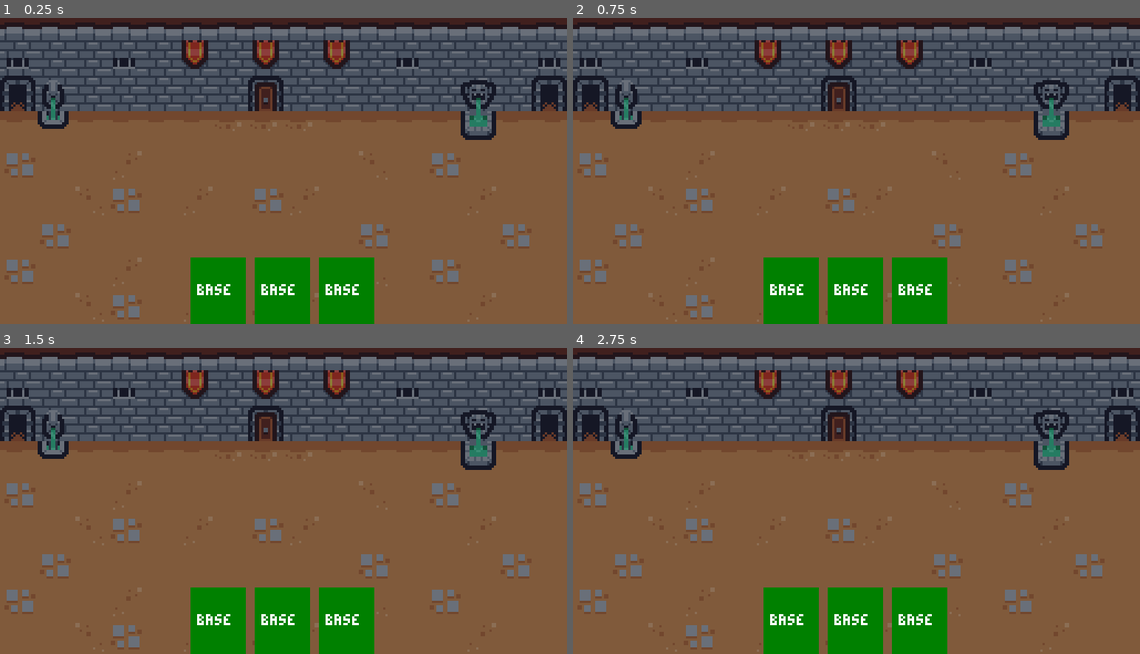
Above: before the commit, frames 1-4 (two rows, left to right).
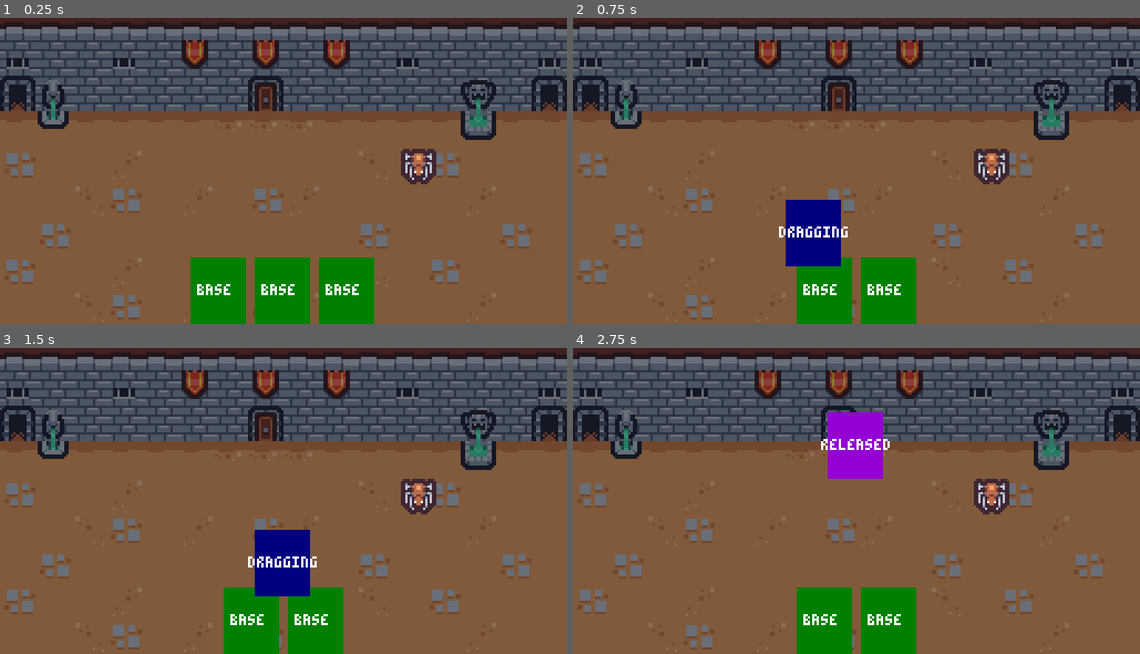
Above: after the commit, the same moments.

Repository: jeisaRaja/deck-builder-game
Game: Godot game, scene res://scenes/battle/battle.tscn
The game is run twice, just before and just after one commit, with the same random seed, the same clock (stepped at 60 frames per second) and the same inputs. The project has no main scene, so this scene is started directly.
Inputs (mouse positions are in pixels of both pictures, inside the frame that each line leads up to):
- Up to frame 1 (0.25 s): no input
- Up to frame 2 (0.75 s): tap Enter at 0.5 s; drag from (788, 290) to (856, 115) at 0.52 s
- Up to frame 3 (1.5 s): drag from (283, 620) to (283, 445) at 1.27 s
- Up to frame 4 (2.75 s): move the mouse to (918, 620) at 2.02 s; press the mouse at (918, 620) at 2.03 s; right-click (918, 620) at 2.3 s

The runs differ from the first frame. In frame 1, 0.7% of the frame differs, in the area x 70-77%, y 42-55%; in frame 2, 6.5%; in frame 3, 6.6%; in frame 4, 6.6%, in the area x 33-77%, y 21-100%.

Commit message:
feat(card-system): add card targeting and improve state transitions
- Added `Card` resource with attributes and utility methods.
- Implemented card targeting system with `CardTargetSelector` and global signals.
- Refactored card states and improved transitions (e.g., added `AIMING` state).
- Enhanced `CardUI` with targeting logic and smooth position animations.
- Updated scenes and scripts to support new targeting and state logic.

Diff:
--- /dev/null
+++ b/characters/warrior/cards/warrior_axe_attack.tres
@@ -0,0 +1,9 @@
+[gd_resource type="Resource" script_class="Card" load_steps=2 format=3 uid="uid://b3pf4xqxsnea5"]
+
+[ext_resource type="Script" path="res://custom_resources/card.gd" id="1_4npfi"]
+
+[resource]
+script = ExtResource("1_4npfi")
+id = "warrior_axe_attack"
+type = 0
+target = 1
--- /dev/null
+++ b/characters/warrior/cards/warrior_block.tres
@@ -0,0 +1,9 @@
+[gd_resource type="Resource" script_class="Card" load_steps=2 format=3 uid="uid://s6sy21u5a2e3"]
+
+[ext_resource type="Script" path="res://custom_resources/card.gd" id="1_xw3mn"]
+
+[resource]
+script = ExtResource("1_xw3mn")
+id = "warrior_block"
+type = 1
+target = 0
--- /dev/null
+++ b/custom_resources/card.gd
@@ -0,0 +1,13 @@
+class_name Card
+extends Resource
+
+enum Type { ATTACK, SKILL, POWER }
+enum Target { SELF, SINGLE_ENEMY, ALL_ENEMIES, EVERYONE }
+
+@export_group("Card Attributes")
+@export var id: String
+@export var type: Type
+@export var target: Target
+
+func is_single_targeted()->bool:
+	return target == Target.SINGLE_ENEMY
--- /dev/null
+++ b/global/events.gd
@@ -0,0 +1,4 @@
+extends Node
+
+signal card_aim_started(card_ui: CardUI)
+signal card_aim_ended(card_ui: CardUI)
--- a/project.godot
+++ b/project.godot
@@ -13,6 +13,10 @@
 config/name="deck_builder"
 config/features=PackedStringArray("4.3", "GL Compatibility")
 
+[autoload]
+
+Events="*res://global/events.gd"
+
 [display]
 
 window/size/viewport_width=256
@@ -21,10 +25,24 @@
 window/size/window_height_override=720
 window/stretch/mode="viewport"
 
+[input]
+
+left_mouse={
+"deadzone": 0.5,
+"events": [Object(InputEventMouseButton,"resource_local_to_scene":false,"resource_name":"","device":-1,"window_id":0,"alt_pressed":false,"shift_pressed":false,"ctrl_pressed":false,"meta_pressed":false,"button_mask":0,"position":Vector2(0, 0),"global_position":Vector2(0, 0),"factor":1.0,"button_index":1,"canceled":false,"pressed":false,"double_click":false,"script":null)
+]
+}
+right_mouse={
+"deadzone": 0.5,
+"events": [Object(InputEventMouseButton,"resource_local_to_scene":false,"resource_name":"","device":-1,"window_id":0,"alt_pressed":false,"shift_pressed":false,"ctrl_pressed":false,"meta_pressed":false,"button_mask":0,"position":Vector2(0, 0),"global_position":Vector2(0, 0),"factor":1.0,"button_index":2,"canceled":false,"pressed":false,"double_click":false,"script":null)
+]
+}
+
 [layer_names]
 
 2d_physics/layer_1="card_target_selector"
 2d_physics/layer_2="card_drop_area"
+2d_physics/layer_3="enemies"
 
 [rendering]
 
--- a/scenes/battle/battle.tscn
+++ b/scenes/battle/battle.tscn
@@ -1,11 +1,17 @@
-[gd_scene load_steps=5 format=3 uid="uid://cety0eeaihdh"]
+[gd_scene load_steps=10 format=3 uid="uid://cety0eeaihdh"]
 
 [ext_resource type="Texture2D" uid="uid://cp4iq5fd6j8be" path="res://art/background.png" id="1_xlvg8"]
+[ext_resource type="Texture2D" uid="uid://ukld5o613i0a" path="res://art/tile_0122.png" id="2_0epw3"]
 [ext_resource type="Script" path="res://scenes/ui/hand.gd" id="2_ocekb"]
 [ext_resource type="PackedScene" uid="uid://c83olyue4puvj" path="res://scenes/card_ui/card_ui.tscn" id="2_s57yi"]
+[ext_resource type="PackedScene" uid="uid://cbs4vygj1f1cu" path="res://scenes/card_target_selector/card_target_selector.tscn" id="3_dl1kg"]
+[ext_resource type="Resource" uid="uid://b3pf4xqxsnea5" path="res://characters/warrior/cards/warrior_axe_attack.tres" id="4_q1oi6"]
+[ext_resource type="Resource" uid="uid://s6sy21u5a2e3" path="res://characters/warrior/cards/warrior_block.tres" id="5_3yu7u"]
 
 [sub_resource type="RectangleShape2D" id="RectangleShape2D_nktes"]
 size = Vector2(256, 100)
+
+[sub_resource type="RectangleShape2D" id="RectangleShape2D_4uh6q"]
 
 [node name="Battle" type="Node2D"]
 metadata/_edit_lock_ = true
@@ -22,6 +28,19 @@
 [node name="CollisionShape2D" type="CollisionShape2D" parent="CardDropArea"]
 position = Vector2(128, 50)
 shape = SubResource("RectangleShape2D_nktes")
+debug_color = Color(0, 0.6, 0.701961, 0.290196)
+
+[node name="Enemy" type="Area2D" parent="."]
+position = Vector2(189, 73)
+collision_layer = 4
+
+[node name="Sprite2D" type="Sprite2D" parent="Enemy"]
+texture = ExtResource("2_0epw3")
+
+[node name="CollisionShape2D" type="CollisionShape2D" parent="Enemy"]
+shape = SubResource("RectangleShape2D_4uh6q")
+
+[node name="CardTargetSelector" parent="." instance=ExtResource("3_dl1kg")]
 
 [node name="BattleUI" type="CanvasLayer" parent="." groups=["ui_layer"]]
 
@@ -41,9 +60,12 @@
 
 [node name="CardUI" parent="BattleUI/Hand" instance=ExtResource("2_s57yi")]
 layout_mode = 2
+card = ExtResource("4_q1oi6")
 
 [node name="CardUI2" parent="BattleUI/Hand" instance=ExtResource("2_s57yi")]
 layout_mode = 2
+card = ExtResource("4_q1oi6")
 
 [node name="CardUI3" parent="BattleUI/Hand" instance=ExtResource("2_s57yi")]
 layout_mode = 2
+card = ExtResource("5_3yu7u")
--- /dev/null
+++ b/scenes/card_target_selector/card_arc.tscn
@@ -0,0 +1,10 @@
+[gd_scene load_steps=2 format=3 uid="uid://c231kmlvig5n0"]
+
+[sub_resource type="Curve" id="Curve_1nb4i"]
+min_value = 0.3
+_data = [Vector2(0, 0.3), 0.0, 0.0, 0, 0, Vector2(0.899068, 1), 0.0, 0.0, 0, 0, Vector2(1, 0.591385), 0.0, 0.0, 0, 0]
+point_count = 3
+
+[node name="CardArc" type="Line2D"]
+width = 4.0
+width_curve = SubResource("Curve_1nb4i")
--- /dev/null
+++ b/scenes/card_target_selector/card_target_selector.gd
@@ -0,0 +1,73 @@
+extends Node2D
+
+const ARC_POINTS := 10
+
+@onready var area_2d: Area2D = $Area2D
+@onready var card_arc: Line2D = $CanvasLayer/CardArc
+
+var current_card: CardUI
+var targeting := false
+
+
+func _ready():
+	Events.card_aim_started.connect(_on_card_aim_started)
+	Events.card_aim_ended.connect(_on_card_aim_ended)
+
+
+func _process(_delta):
+	if not targeting:
+		return
+	area_2d.position = get_local_mouse_position()
+	card_arc.points = _get_points()
+
+
+func _get_points() -> Array:
+	var points := []
+	var start := current_card.global_position
+	start.x += (current_card.size.x / 2)
+	var target := get_local_mouse_position()
+	var distance := target - start
+	for i in range(ARC_POINTS):
+		var t := (1.0 / ARC_POINTS) * i
+		var x := start.x + (distance.x / ARC_POINTS) * i
+		var y := start.y + ease_out_cubic(t) * distance.y
+		points.append(Vector2(x, y))
+
+	points.append(target)
+	return points
+
+
+func ease_out_cubic(number: float) -> float:
+	return 1.0 - pow(1.0 - number, 3.0)
+
+
+func _on_card_aim_started(card: CardUI) -> void:
+	if not card.card.is_single_targeted():
+		return
+
+	targeting = true
+	area_2d.monitoring = true
+	area_2d.monitorable = true
+	current_card = card
+
+
+func _on_card_aim_ended(_card: CardUI) -> void:
+	targeting = false
+	card_arc.clear_points()
+	area_2d.position = Vector2.ZERO
+	area_2d.monitoring = false
+	area_2d.monitorable = false
+	current_card = null
+
+
+func _on_area_2d_area_entered(area: Area2D) -> void:
+	if not current_card or not targeting:
+		return
+	if not current_card.targets.has(area):
+		current_card.targets.append(area)
+
+
+func _on_area_2d_area_exited(area: Area2D) -> void:
+	if not current_card or not targeting:
+		return
+	current_card.targets.erase(area)
--- /dev/null
+++ b/scenes/card_target_selector/card_target_selector.tscn
@@ -0,0 +1,26 @@
+[gd_scene load_steps=4 format=3 uid="uid://cbs4vygj1f1cu"]
+
+[ext_resource type="Script" path="res://scenes/card_target_selector/card_target_selector.gd" id="1_ms7c1"]
+[ext_resource type="PackedScene" uid="uid://c231kmlvig5n0" path="res://scenes/card_target_selector/card_arc.tscn" id="1_u7oh2"]
+
+[sub_resource type="RectangleShape2D" id="RectangleShape2D_6aejr"]
+size = Vector2(4, 4)
+
+[node name="CardTargetSelector" type="Node2D"]
+script = ExtResource("1_ms7c1")
+
+[node name="Area2D" type="Area2D" parent="."]
+collision_mask = 4
+monitoring = false
+monitorable = false
+
+[node name="CollisionShape2D" type="CollisionShape2D" parent="Area2D"]
+shape = SubResource("RectangleShape2D_6aejr")
+
+[node name="CanvasLayer" type="CanvasLayer" parent="."]
+layer = 2
+
+[node name="CardArc" parent="CanvasLayer" instance=ExtResource("1_u7oh2")]
+
+[connection signal="area_entered" from="Area2D" to="." method="_on_area_2d_area_entered"]
+[connection signal="area_exited" from="Area2D" to="." method="_on_area_2d_area_exited"]
--- a/scenes/card_ui/card_released_state.gd
+++ /dev/null
@@ -1,6 +0,0 @@
-extends CardState
-
-
-func enter() -> void:
-	card_ui.color.color = Color.DARK_VIOLET
-	card_ui.state.text = "RELEASED"
--- /dev/null
+++ b/scenes/card_ui/card_states/card_aiming_state.gd
@@ -0,0 +1,30 @@
+extends CardState
+
+const MOUSE_Y_SNAPBACK_THRESHOLD := 140
+
+
+func enter() -> void:
+	card_ui.color.color = Color.WEB_PURPLE
+	card_ui.state.text = "AIMING"
+	card_ui.targets.clear()
+
+	var offset := Vector2(card_ui.parent.size.x / 2, -card_ui.size.y / 2)
+	offset.x -= card_ui.size.x / 2
+
+	card_ui.animate_to_position(card_ui.parent.global_position + offset, 0.2)
+	card_ui.drop_point_detector.monitoring = false
+	Events.card_aim_started.emit(card_ui)
+
+
+func exit() -> void:
+	Events.card_aim_ended.emit(card_ui)
+
+
+func on_input(event: InputEvent) -> void:
+	var mouse_motion := event is InputEventMouseMotion
+	var mouse_bottom := card_ui.get_global_mouse_position().y > MOUSE_Y_SNAPBACK_THRESHOLD
+	if (mouse_motion and mouse_bottom) or event.is_action_pressed("right_mouse"):
+		transition_requested.emit(self, CardState.State.BASE)
+	elif event.is_action_released("left_mouse") or event.is_action_pressed("left_mouse"):
+		get_viewport().set_input_as_handled()
+		transition_requested.emit(self, CardState.State.RELEASED)
--- a/scenes/card_ui/card_base_state.gd
+++ b/scenes/card_ui/card_states/card_base_state.gd
@@ -4,6 +4,8 @@
 func enter() -> void:
 	if not card_ui.is_node_ready():
 		await card_ui.ready
+	if card_ui.tween and card_ui.tween.is_running():
+		card_ui.tween.kill()
 	card_ui.reparent_requested.emit(card_ui)
 	card_ui.color.color = Color.WEB_GREEN
 	card_ui.state.text = "BASE"
--- a/scenes/card_ui/card_dragging_state.gd
+++ b/scenes/card_ui/card_states/card_dragging_state.gd
@@ -1,4 +1,7 @@
 extends CardState
+
+const DRAG_MINIMUM_THRESHOLD := 0.05
+var minimum_drag_time_elapsed := false
 
 
 func enter() -> void:
@@ -9,16 +12,25 @@
 	card_ui.color.color = Color.NAVY_BLUE
 	card_ui.state.text = "DRAGGING"
 
+	minimum_drag_time_elapsed = false
+	var threshold_timer := get_tree().create_timer(DRAG_MINIMUM_THRESHOLD, false)
+	threshold_timer.timeout.connect(func(): minimum_drag_time_elapsed = true)
+
 
 func on_input(event: InputEvent) -> void:
+	var single_targeted := card_ui.card.is_single_targeted()
 	var mouse_motion := event is InputEventMouseMotion
 	var cancel = event.is_action_pressed("right_mouse")
 	var confirm = event.is_action_released("left_mouse") or event.is_action_pressed("left_mouse")
+
+	if single_targeted and mouse_motion and card_ui.targets.size() > 0:
+		transition_requested.emit(self, CardState.State.AIMING)
+		return
 
 	if mouse_motion:
 		card_ui.global_position = card_ui.get_global_mouse_position() - card_ui.pivot_offset
 	if cancel:
 		transition_requested.emit(self, CardState.State.BASE)
-	if confirm:
+	elif minimum_drag_time_elapsed and confirm:
 		get_viewport().set_input_as_handled()
 		transition_requested.emit(self, CardState.State.RELEASED)
--- /dev/null
+++ b/scenes/card_ui/card_states/card_released_state.gd
@@ -0,0 +1,26 @@
+extends CardState
+
+var played: bool
+
+
+func enter() -> void:
+	card_ui.color.color = Color.DARK_VIOLET
+	card_ui.state.text = "RELEASED"
+
+	played = false
+
+	if not card_ui.targets.is_empty():
+		played = true
+		print("play card for target(s) ", card_ui.targets)
+
+
+# func _process(_delta: float) -> void:
+# 	if not played:
+# 		print("Transitioning to BASE...")
+# 		transition_requested.emit(self, CardState.State.BASE)
+
+
+func on_input(_event: InputEvent) -> void:
+	if played:
+		return
+	transition_requested.emit(self, CardState.State.BASE)
--- a/scenes/card_ui/card_ui.gd
+++ b/scenes/card_ui/card_ui.gd
@@ -7,6 +7,12 @@
 @onready var state: Label = $State
 @onready var card_state_machine: CardStateMachine = $CardStateMachine as CardStateMachine
 @onready var drop_point_detector = $DropPointDetector
+@onready var targets: Array[Node] = []
+
+@export var card: Card
+
+var parent: Control
+var tween: Tween
 
 
 func _ready() -> void:
@@ -15,6 +21,11 @@
 
 func _input(event: InputEvent) -> void:
 	card_state_machine.on_input(event)
+
+
+func animate_to_position(new_position: Vector2, duration: float) -> void:
+	tween = create_tween().set_trans(Tween.TRANS_CIRC).set_ease(Tween.EASE_OUT)
+	tween.tween_property(self, "global_position", new_position, duration)
 
 
 func _on_gui_input(event: InputEvent) -> void:
@@ -27,3 +38,12 @@
 
 func _on_mouse_exited() -> void:
 	card_state_machine.on_mouse_exited()
+
+
+func _on_drop_point_detector_area_exited(area: Area2D):
+	targets.erase(area)
+
+
+func _on_drop_point_detector_area_entered(area: Area2D):
+	if not targets.has(area):
+		targets.append(area)
--- a/scenes/card_ui/card_ui.tscn
+++ b/scenes/card_ui/card_ui.tscn
@@ -1,12 +1,13 @@
-[gd_scene load_steps=9 format=3 uid="uid://c83olyue4puvj"]
+[gd_scene load_steps=10 format=3 uid="uid://c83olyue4puvj"]
 
 [ext_resource type="Theme" uid="uid://cqq4avqv8fxnl" path="res://main_theme.tres" id="1_tjdyb"]
 [ext_resource type="Script" path="res://scenes/card_ui/card_ui.gd" id="1_w86n0"]
 [ext_resource type="Script" path="res://scenes/card_ui/card_state_machine.gd" id="3_t5gf3"]
-[ext_resource type="Script" path="res://scenes/card_ui/card_base_state.gd" id="4_rkgv7"]
-[ext_resource type="Script" path="res://scenes/card_ui/card_click_state.gd" id="5_qnckm"]
-[ext_resource type="Script" path="res://scenes/card_ui/card_dragging_state.gd" id="6_4d15k"]
-[ext_resource type="Script" path="res://scenes/card_ui/card_released_state.gd" id="7_vkgps"]
+[ext_resource type="Script" path="res://scenes/card_ui/card_states/card_base_state.gd" id="4_rkgv7"]
+[ext_resource type="Script" path="res://scenes/card_ui/card_states/card_click_state.gd" id="5_qnckm"]
+[ext_resource type="Script" path="res://scenes/card_ui/card_states/card_dragging_state.gd" id="6_4d15k"]
+[ext_resource type="Script" path="res://scenes/card_ui/card_states/card_released_state.gd" id="7_vkgps"]
+[ext_resource type="Script" path="res://scenes/card_ui/card_states/card_aiming_state.gd" id="8_hb4ne"]
 
 [sub_resource type="RectangleShape2D" id="RectangleShape2D_bntvn"]
 size = Vector2(25, 30)
@@ -34,6 +35,7 @@
 color = Color(0.3283, 0.405721, 0.221793, 1)
 
 [node name="State" type="Label" parent="."]
+texture_filter = 1
 layout_mode = 1
 anchors_preset = 8
 anchor_left = 0.5
@@ -75,6 +77,12 @@
 script = ExtResource("7_vkgps")
 state = 4
 
+[node name="CardAimingState" type="Node" parent="CardStateMachine"]
+script = ExtResource("8_hb4ne")
+state = 3
+
 [connection signal="gui_input" from="." to="." method="_on_gui_input"]
 [connection signal="mouse_entered" from="." to="." method="_on_mouse_entered"]
 [connection signal="mouse_exited" from="." to="." method="_on_mouse_exited"]
+[connection signal="area_entered" from="DropPointDetector" to="." method="_on_drop_point_detector_area_entered"]
+[connection signal="area_exited" from="DropPointDetector" to="." method="_on_drop_point_detector_area_exited"]
--- a/scenes/ui/hand.gd
+++ b/scenes/ui/hand.gd
@@ -1,10 +1,13 @@
 class_name Hand
 extends HBoxContainer
 
-func _ready()->void:
+
+func _ready() -> void:
 	for child in get_children():
 		var card_ui := child as CardUI
 		card_ui.reparent_requested.connect(_on_card_ui_reparent_requested)
+		card_ui.parent = self
 
-func _on_card_ui_reparent_requested(child: CardUI)-> void:
+
+func _on_card_ui_reparent_requested(child: CardUI) -> void:
 	child.reparent(self)
Renamed: scenes/card_ui/card_click_state.gd -> scenes/card_ui/card_states/card_click_state.gd
